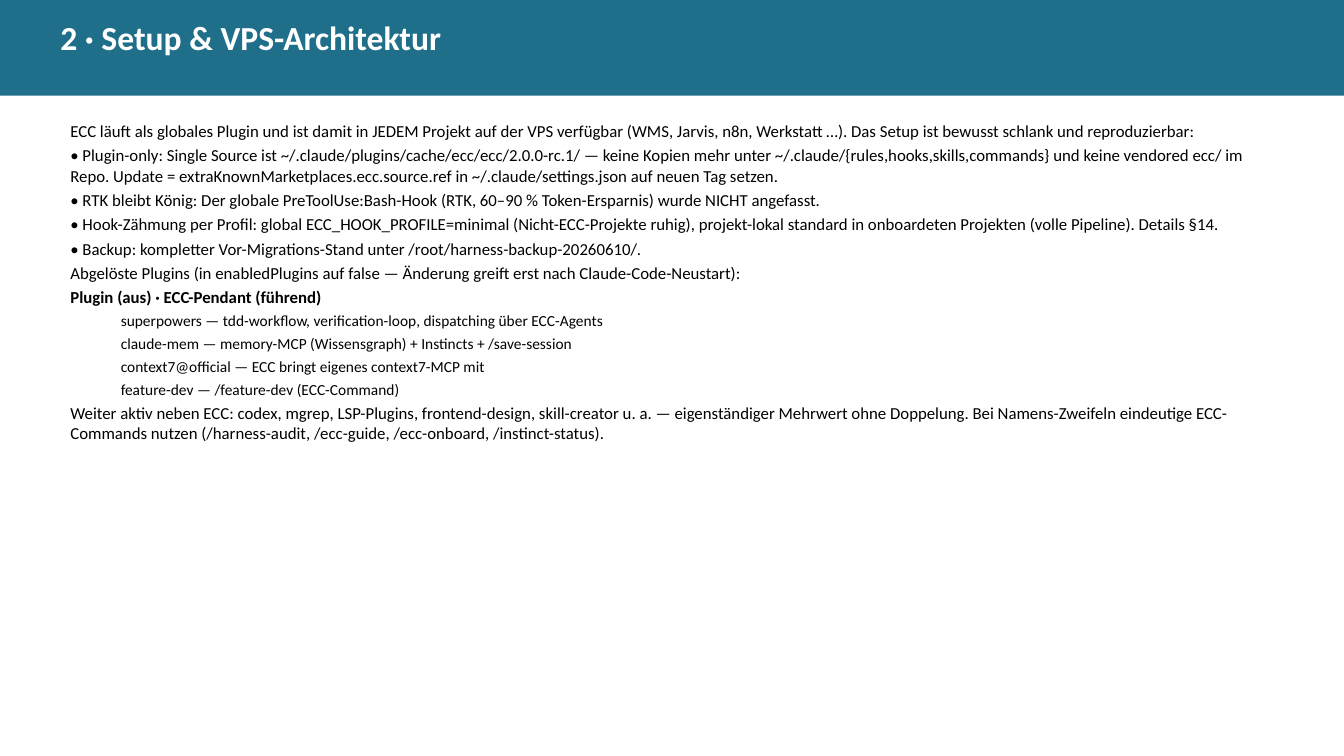
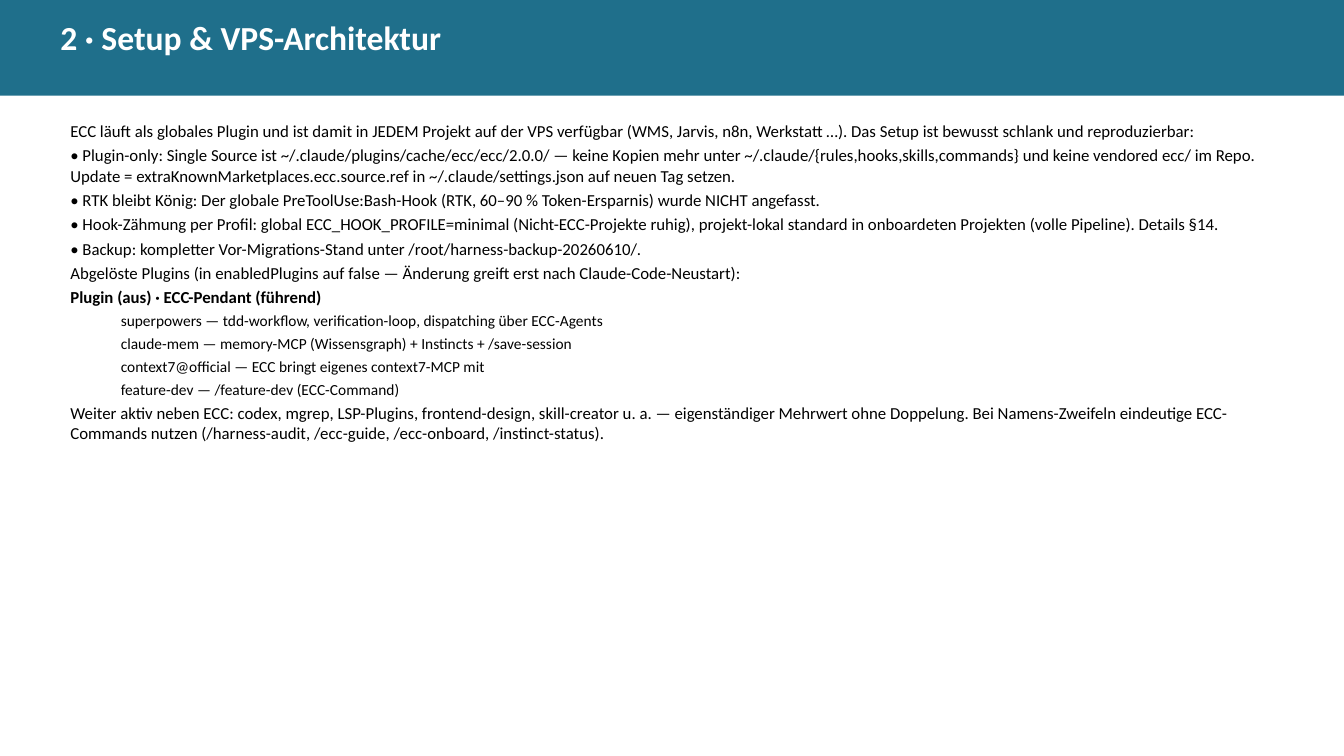
Before and after one commit to Paulee8155/Claude-Code-BestPractice, a slide deck: slide 3 of docs/ECC-Harness-Guide.de.pptx. Drawn at 1344x756 pixels with LibreOffice and Linux fonts; fonts in the diff are those of the drawing. Boxes give left, top, right and bottom in pixels: in the first picture for what was removed or moved away, otherwise in the second. Text is boxed around its words. In the diff, an @@ line names an element or a change of style, - is before the commit and + after.

```diff
--- a/docs/ECC-Harness-Guide.de.pptx
+++ b/docs/ECC-Harness-Guide.de.pptx
@@ text at (70, 149, 1255, 185): text changed @@
-• Plugin-only: Single Source ist ~/.claude/plugins/cache/ecc/ecc/2.0.0-rc.1/ — keine Kopien mehr unter ~/.claude/{rules,hooks,skills,commands} und keine vendored ecc/ im Repo. Update = extraKnownMarketplaces.ecc.source.ref in ~/.claude/settings.json auf neuen Tag setzen.
+• Plugin-only: Single Source ist ~/.claude/plugins/cache/ecc/ecc/2.0.0/ — keine Kopien mehr unter ~/.claude/{rules,hooks,skills,commands} und keine vendored ecc/ im Repo. Update = extraKnownMarketplaces.ecc.source.ref in ~/.claude/settings.json auf neuen Tag setzen.
```
Also in this commit, not shown: 8 other slides changed, 2 slides added, 10 other files.
